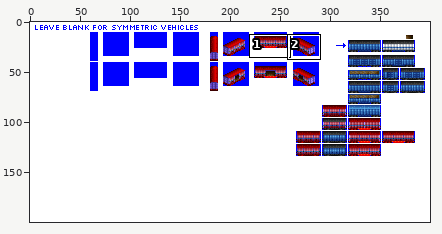
Sprite sheet -- src/graphics/pony/farm_products_box_car_pony_gen_5C.png. The first picture is a wide view before the edit; the outline marks the close-up.
Close-up. Before:
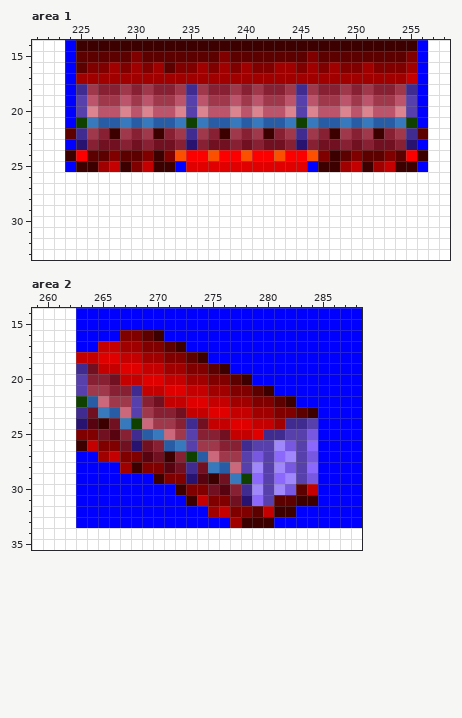
The file is 400x200 pixels. Colours within 5 levels of each other are drawn and written as one. Shown: area 1: x 221..258, y 14..33; area 2: x 259..288, y 14..35. The commit also changed other parts of the picture, which this record leaves out.
And afterwards:
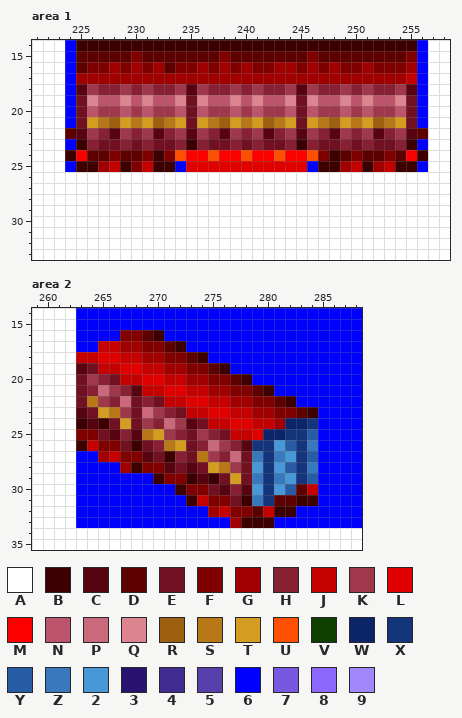
Palette (. is transparent): A #ffffff  B #3c0000  C #580410  D #5c0000  E #701020  F #800000  G #a00000  H #882034  J #c40000  K #a0384c  L #e00000  M #fc0000  N #bc546c  P #cc687c  Q #dc8490  R #9c6010  S #b87818  T #d49c20  U #fc5000  V #104000  W #0c2468  X #14347c  Y #285ca4  Z #3878bc  2 #4898d8  3 #281470  4 #402c90  5 #5840ac  6 #0000ff  7 #7858e0  8 #8c68fc  9 #a088fc
What changed:
Changed rows in their new state; - is an unchanged pixel.
Area 1:
first column x 225:
18 C---------C---------C---------C
19 EQNNQNQNNQEQNNQNQNNQEQNNQNQNNQE
20 ENKKNKNKKNENKKNKNKKNENKKNKNKKNE
21 ETSRTSTRSTETSRTSTRSTETSRTSTRSTE
22 C--C---C--C--C---C--C--C---C--C
23 B---------B---------B---------B
Area 2:
first column x 263:
19 C---------------------
20 EK--------------------
21 EHPK-C----------------
22 ESKHPE----------------
23 C-TSKEPK--------------
24 B---TEKHPKC--------WWX
25 -----CSTKHEK-----WWXXY
26 -----B--STEHPK-CXX2YXZ
27 ----------ESKHPEZXZ2XY
28 ----------C-TSKE2X2YXZ
29 ----------B---TEZXZ2XY
30 ---------------C2X2Y--
31 ---------------BZX----
Boxes around the changes in both close-ups, in picture pixels (x1, y1, x2, y2):
changed: (76, 84, 417, 150)
changed: (76, 363, 318, 506)
